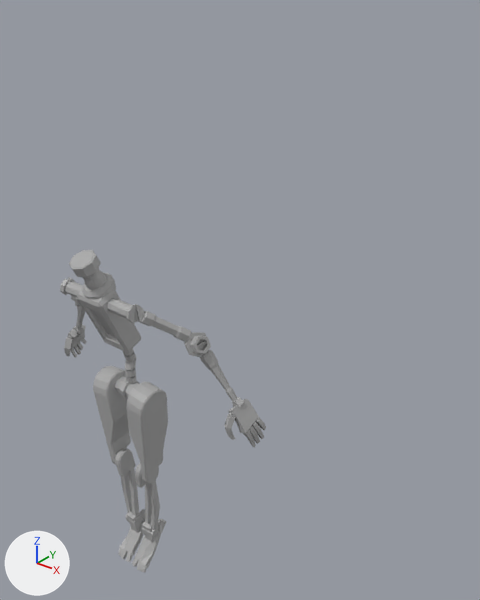
A saved change to the FBX model Assets/-Ian/Model/Storytelling/RobotEnvironment.fbx.
Both versions are drawn from a 50 mm lens placed at (39.3, -33.3, 50.9), pointed at (5.5, 9.0, 24.7). Lighting does not change. The marker at lower left points along +X, +Y and +Z. The first picture is the older version. Where no turn or scale is listed for an object, it has been applied to the vertices.

Objects in the first picture: 'Player_Skeleton_Mixamo'.
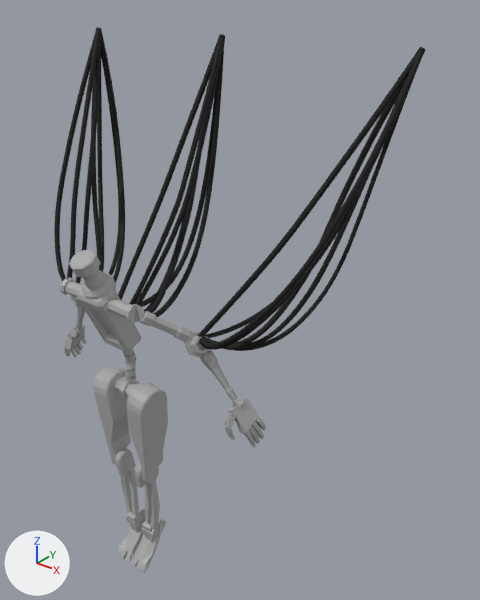
The newer file is also turned or shifted as a whole; pictures and numbers use the older file's frame.

What changed in the scene script:
```text
Add mat_cables_material_001:
    mat_cables_material_001 = principled_material('Cables Material.001')
    mat_cables_material_001.base_color = (0.0, 0.0, 0.0)  # black #000000
    mat_cables_material_001.roughness = 0.761
Add me_geocables:
    me_geocables.from_pydata(...)  # 5688 vertices, 5632 faces; spans x -15.3..18.8, y -0.8..13.4, z 23.7..46.6
    me_geocables.materials.append(mat_cables_material_001)  # black #000000
Add ob_geocables:
    ob_geocables = bpy.data.objects.new('GeoCables', me_geocables)
    ob_geocables.location = (0.0, 0.0, 0.0)
```

Boxes [x1, y1, x2, y2] around the edits, measured in the pictures (480 x 600 px):
'GeoCables', added (black)
    after: [54, 27, 425, 351]
